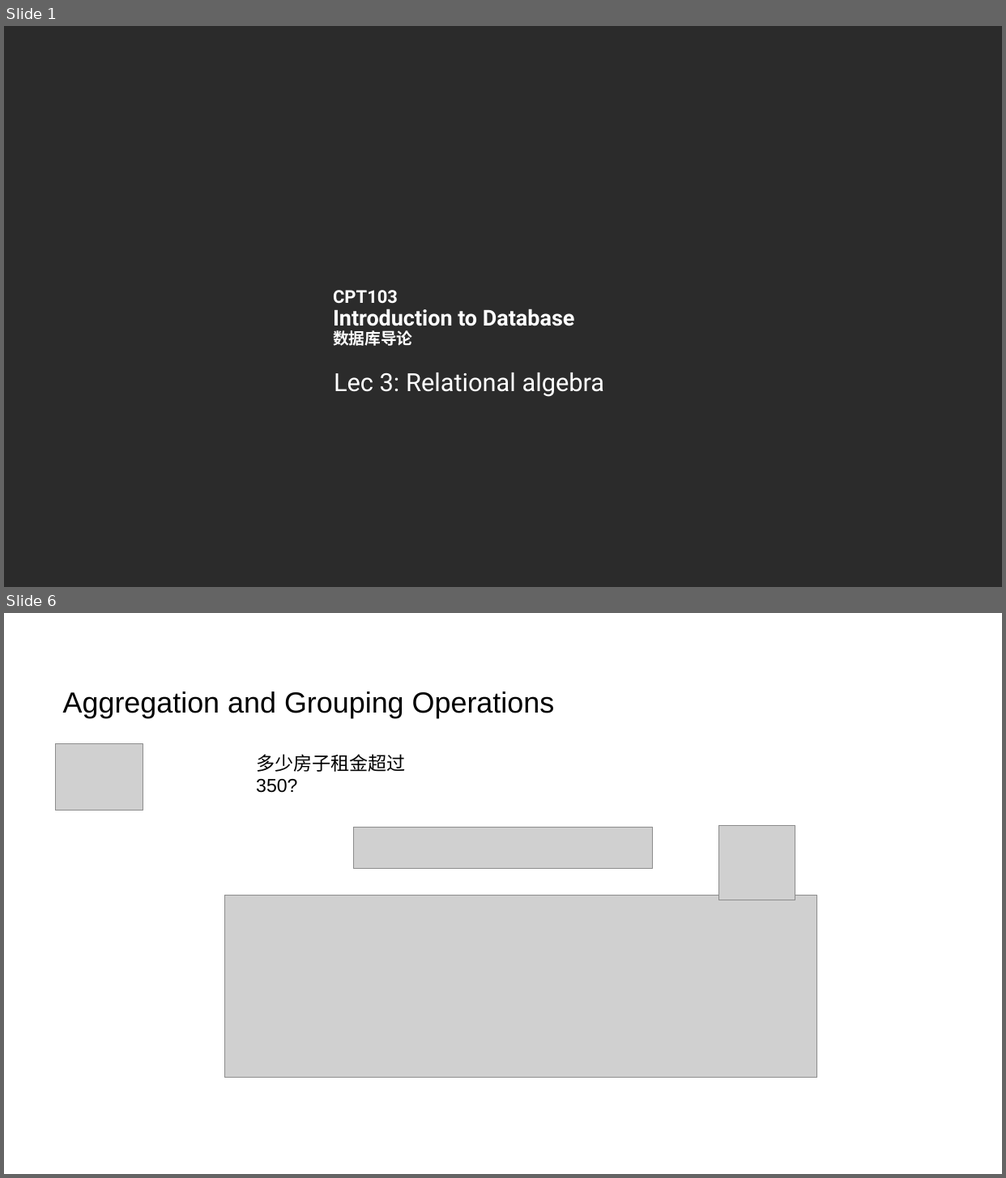
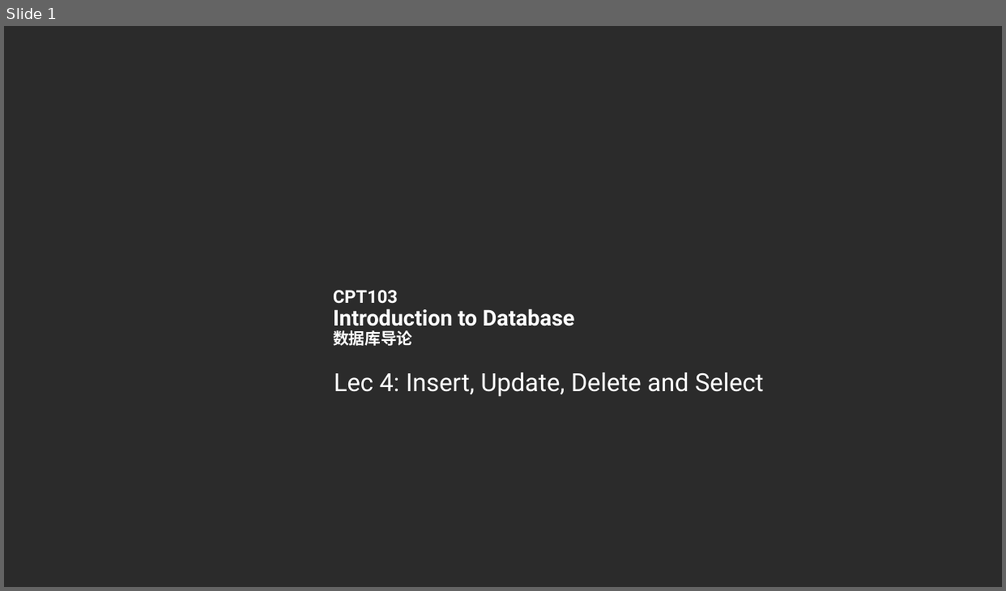
Before and after one commit to FawcettSimiyu/CPT103-Files, a slide deck: Presentation/Lec4/CPT103_Lec4.pptx. Shown one above the other, each under a label of ours: slides 1 and 6 before the commit, slide 1 after it; the slides between them are not shown. The pictures are 1006x1178 and 1006x591 pixels, drawn with LibreOffice and Linux fonts; fonts in the diff are those of the drawing; grey boxes stand for pictures; background and template pictures are left out; a plain dark background stands for a picture behind light text. Boxes give left, top, right and bottom in pixels: in the first picture for what was removed or moved away, otherwise in the second. Text is boxed around its words. In the diff, an @@ line names an element or a change of style, - is before the commit and + after.

```diff
--- a/Presentation/Lec4/CPT103_Lec4.pptx
+++ b/Presentation/Lec4/CPT103_Lec4.pptx
@@ slide 6 removed at (4,613,1002,1174), background #FFFFFF @@
@@ text removed at (63,692,555,718) @@
-Aggregation and Grouping Operations
@@ picture removed at (56,744,143,811) @@
@@ text removed at (256,754,406,793) @@
-多少房子租金超过350?
@@ picture removed at (354,827,653,868) @@
@@ picture removed at (719,825,795,900) @@
@@ picture removed at (225,895,817,1078) @@
@@ slide 1 changed as well @@
@@ text at (334,373,764,397): text changed @@
-Lec 3: Relational algebra
+Lec 4: Insert, Update, Delete and Select
```
Also in this commit, not shown: 3 slides added, 31 other slides removed, 4 other files.
